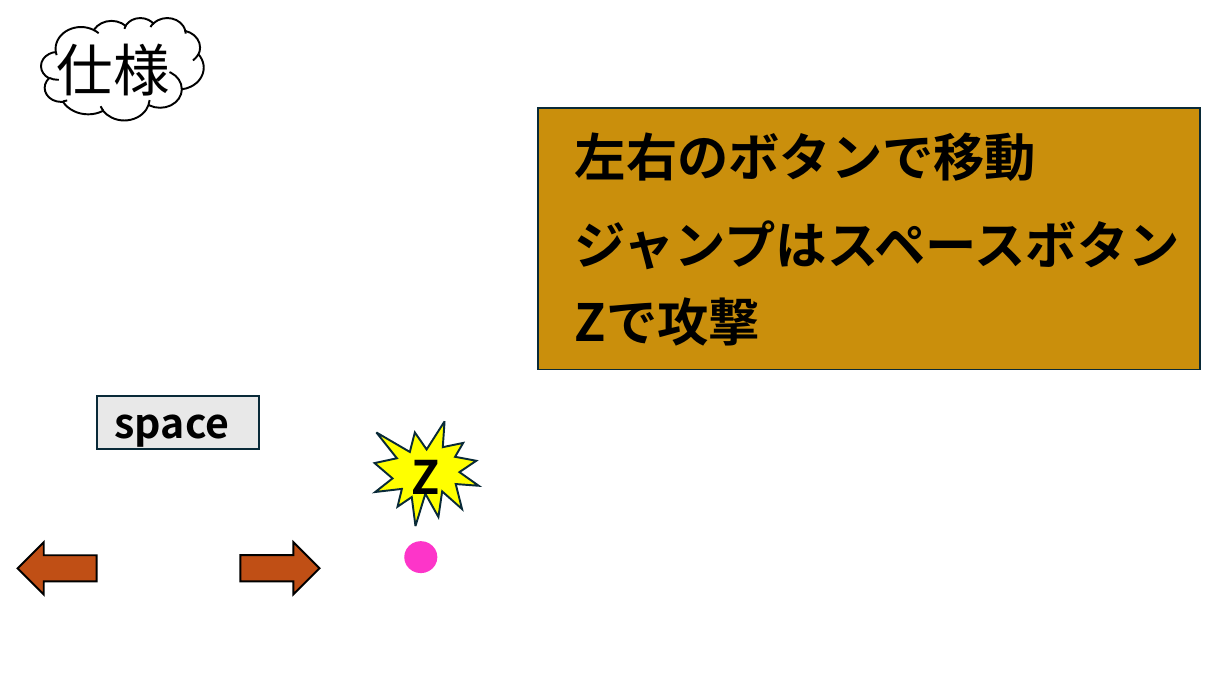
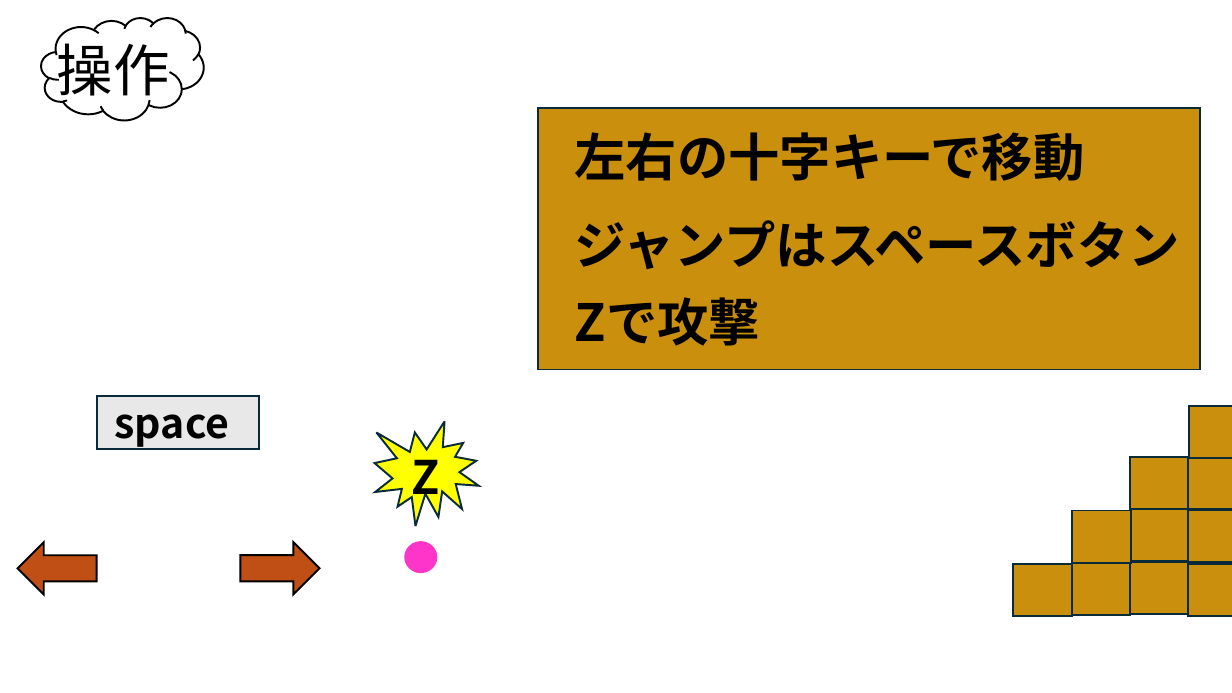
Before and after one commit to iwyuki/team02, a slide deck: slide 3 of mario/mario.pptx. Drawn at 1232x693 pixels with LibreOffice and Linux fonts; fonts in the diff are those of the drawing; background and template pictures are left out. Boxes give left, top, right and bottom in pixels: in the first picture for what was removed or moved away, otherwise in the second. Text is boxed around its words. In the diff, an @@ line names an element or a change of style, - is before the commit and + after.

```diff
--- a/mario/mario.pptx
+++ b/mario/mario.pptx
@@ text at <box>57,34,170,106</box>: text changed @@
-仕様
+操作
@@ text at <box>575,132,1085,181</box>: text changed @@
-左右のボタンで移動
+左右の十字キーで移動
@@ rectangle added at <box>1189,406,1232,458</box>, fill #CA8F0C, outline #092A39 1.5 pt @@
@@ rectangle added at <box>1130,457,1189,510</box>, fill #CA8F0C, outline #092A39 1.5 pt @@
@@ rectangle added at <box>1188,457,1232,509</box>, fill #CA8F0C, outline #092A39 1.5 pt @@
@@ rectangle added at <box>1130,509,1189,562</box>, fill #CA8F0C, outline #092A39 1.5 pt @@
@@ rectangle added at <box>1072,511,1130,564</box>, fill #CA8F0C, outline #092A39 1.5 pt @@
@@ rectangle added at <box>1188,510,1232,563</box>, fill #CA8F0C, outline #092A39 1.5 pt @@
@@ rectangle added at <box>1014,564,1072,616</box>, fill #CA8F0C, outline #092A39 1.5 pt @@
@@ rectangle added at <box>1072,563,1130,616</box>, fill #CA8F0C, outline #092A39 1.5 pt @@
@@ rectangle added at <box>1130,562,1189,615</box>, fill #CA8F0C, outline #092A39 1.5 pt @@
@@ rectangle added at <box>1189,564,1232,616</box>, fill #CA8F0C, outline #092A39 1.5 pt @@
```
Also in this commit, not shown: 2 slides added.
